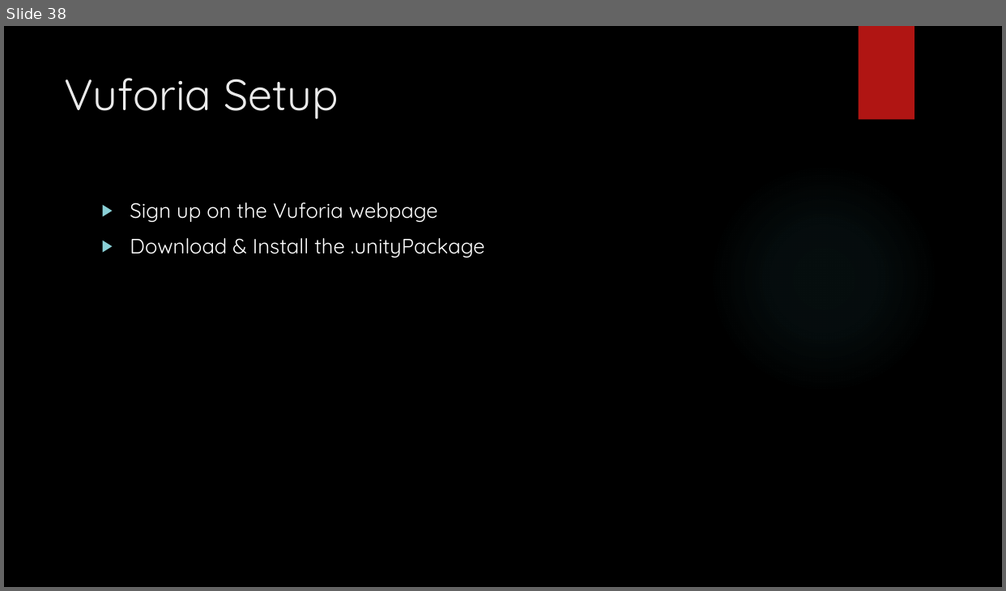
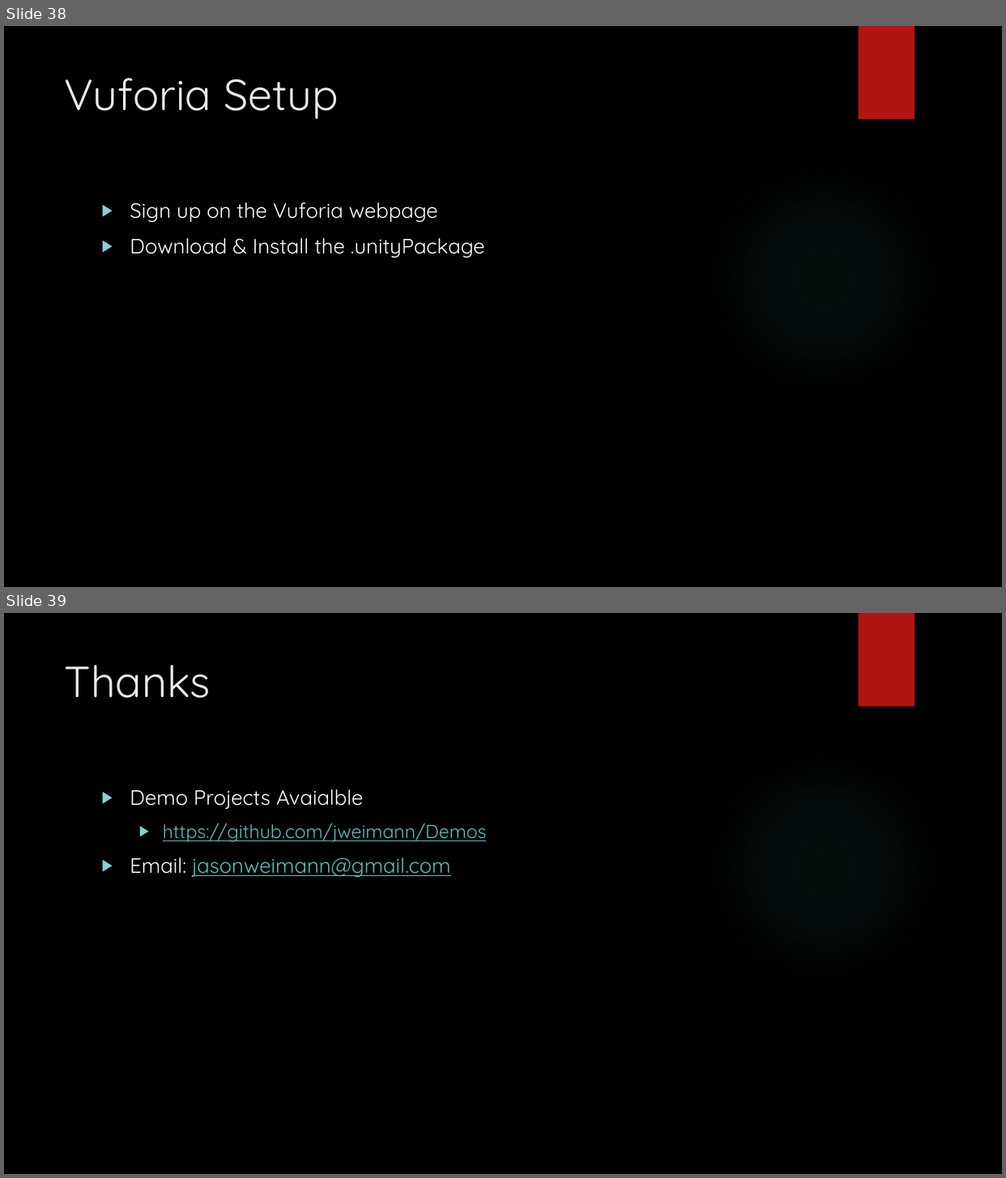
Before and after one commit to jweimann/Demos, a slide deck: Presentations/Intro to Unity.pptx. Shown one above the other, each under a label of ours: slide 38 before the commit, slides 38 and 39 after it. The pictures are 1006x591 and 1006x1178 pixels, drawn with LibreOffice and Linux fonts; fonts in the diff are those of the drawing; background and template pictures are left out. Boxes give left, top, right and bottom in pixels: in the first picture for what was removed or moved away, otherwise in the second. Text is boxed around its words. In the diff, an @@ line names an element or a change of style, - is before the commit and + after.

Commit message:
PPT Update

```diff
--- a/Presentations/Intro to Unity.pptx
+++ b/Presentations/Intro to Unity.pptx
@@ slide 39 added at (4, 613, 1002, 1174), background picture (left out); not listed: 2 template elements that a slide beside it also shows @@
@@ title added at (65, 665, 211, 698), 42 pt, text #EBEBEB @@
+Thanks
@@ text added at (130, 790, 487, 877), 20 pt, text #58C1BA, underline @@
+▶ Demo Projects Avaialble
+  ▶ https://github.com/jweimann/Demos
+▶ Email: jasonweimann@gmail.com
```
